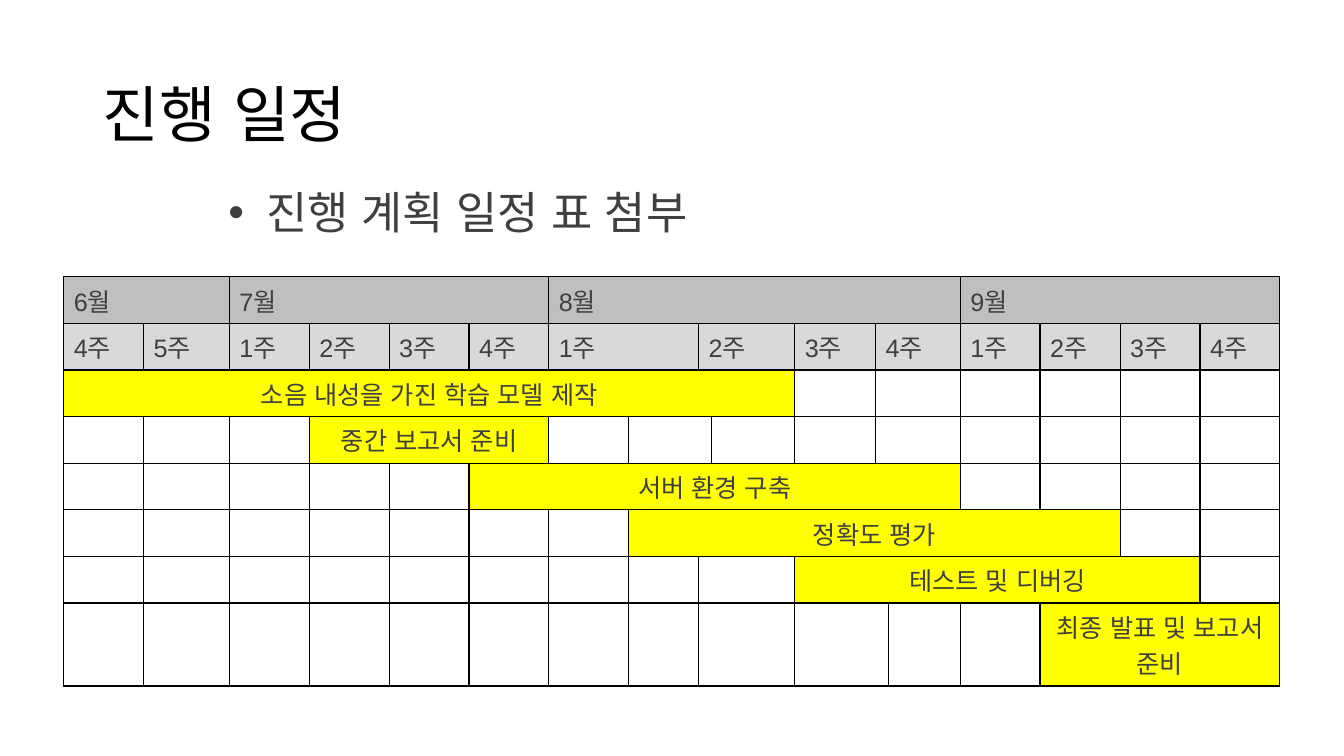
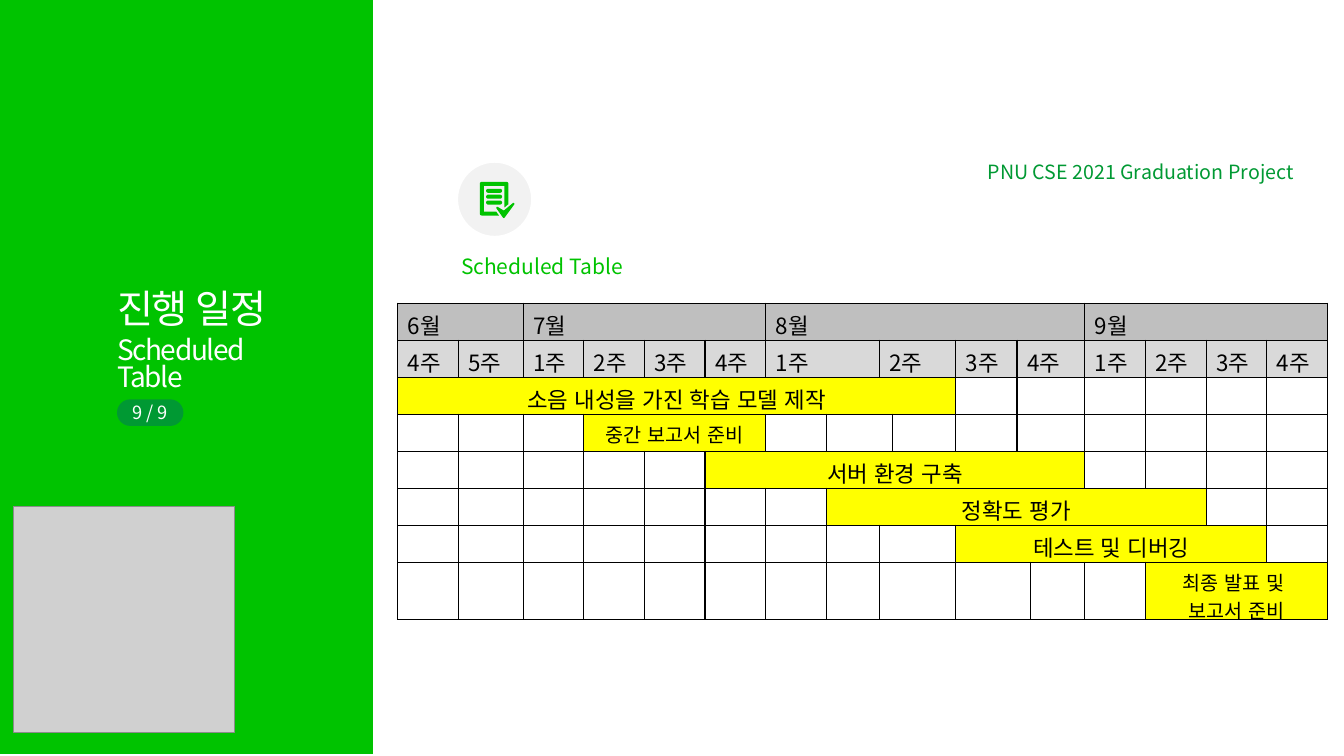
Before and after one commit to TeamPhoneticCode/Report, a slide deck: slide 10 of 2021_졸업과제_1번째_진행보고.pptx (slide 11 before the commit). Drawn at 1344x756 pixels with LibreOffice and Linux fonts; fonts in the diff are those of the drawing; grey boxes stand for pictures. Boxes give left, top, right and bottom in pixels: in the first picture for what was removed or moved away, otherwise in the second. Text is boxed around its words. In the diff, an @@ line names an element or a change of style, - is before the commit and + after.

```diff
--- a/2021_졸업과제_1번째_진행보고.pptx
+++ b/2021_졸업과제_1번째_진행보고.pptx
@@ rectangle added at (0,0,373,754), fill #00C300 @@
@@ text added at (988,163,1293,184), 14 pt, text #009933 @@
+PNU CSE 2021 Graduation Project
@@ text removed at (266,191,687,233) @@
-• 진행 계획 일정 표 첨부
@@ group added at (457,161,532,237): 5 freeform shapes, 1 ellipse @@
@@ text added at (461,257,623,275), 15 pt, text #00C300 @@
+Scheduled Table
@@ text "진행 일정": place and size @@
-text "진행 일정" at (102,86,346,142)
+text "진행 일정" at (117,290,267,326)
@@ text "진행 일정" at (117,290,267,326): size 44 to 28 pt, text colour #000000 to #FFFFFF, letter spacing -1.5 to -1 pt, bold off; line spacing 0.9 to 0.8; vertical alignment middle to top @@
@@ table at (397,303,1327,628) @@
-row 8, column 15: 최종 발표 및 보고서 준비
+row 8, column 15: 최종 발표 및 / 보고서 준비
@@ size 18 to 16 pt in "6월", "7월", "8월", "9월" and 18 more places @@
@@ font Arial to Noto Sans CJK KR, text colour #3F3F3F to #000000 in "6월", "7월", "8월", "9월" and 19 more places @@
@@ size 18 to 14 pt in "중간 보고서 준비" @@
@@ table: place and size @@
-table at (64,277,1277,679)
+table at (397,303,1327,628)
@@ text added at (117,337,245,388), 20 pt, text #FFFFFF @@
+Scheduled
+Table
@@ rounded rectangle added at (117,399,184,425), fill #009933 @@
@@ text added at (133,405,168,420), 13 pt, text #FFFFFF @@
+9 / 9
@@ picture added at (13,506,234,732) @@
```
Also in this commit, not shown: 8 other slides changed, 2 slides added, 2 slides removed.
